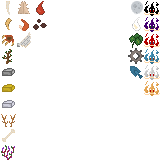
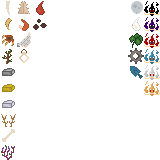
Layer changes from the first w=160, h=160 image to the second:
painted on "Background" over [19, 49, 29, 63]
